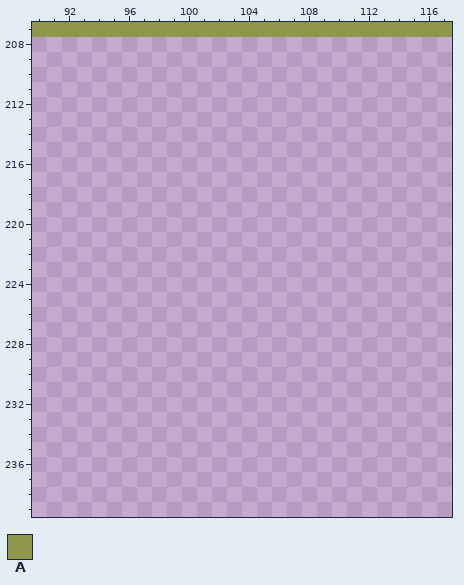
Pixel-art file: src/_assets/tilesets.aseprite. The picture above is the old version.
240x240 pixels, 1 frame. Colours within 5 levels of each other are drawn and written as one. Shown: x 90..117, y 207..239. The commit also changed other parts of the picture, which this record leaves out.
Visible layers, top first: "Layer 1 #2", "stone wall", "floor3", "floor2", "walls", "room floor", "Layer 1".
Palette (. is transparent): A #8f974a
Pixels before, first column x 90:
207 AAAAAAAAAAAAAAAAAAAAAAAAAAAA
After:
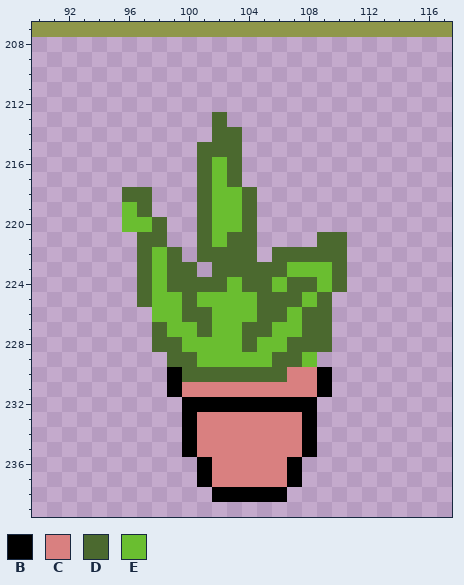
Colours new in this view: B #000000  C #d98080  D #4b692f  E #6abe30
What changed:
Layer "Layer 1":
y 213: x 102 . -> D
y 214: x 102..103 .. -> DD
y 215: x 101..103 ... -> DDD
y 216..217: x 101..103 ... -> DED
y 218: x 96..97 .. -> DD; x 101..104 .... -> DEED
y 219: x 96..97 .. -> ED; x 101..104 .... -> DEED
y 220: x 96..98 ... -> EED; x 101..104 .... -> DEED
y 221: x 97..98 .. -> DD; x 101..104 .... -> DEDD; x 109..110 .. -> DD
y 222: x 97..99 ... -> DED; x 101..104 .... -> DDDD; x 106..110 ..... -> DDDDD
y 223: x 97..100 .... -> DEDD; x 102..110 ......... -> DDDDDEEED
y 224: x 97..110 .............. -> DEDDDDEDDEDDED
y 225: x 97..109 ............. -> DEEDEEEEDDDED
y 226: x 98..109 ............ -> EEDDEEEDDEDD
y 227: x 98..109 ............ -> DEEDEEDDEEDD
y 228: x 98..109 ............ -> DDEEEEDEEDDD
y 229: x 99..108 .......... -> DDEEEEEDDE
y 230: x 99..109 ........... -> BDDDDDDDCCB
y 231: x 99..109 ........... -> BCCCCCCCCCB
y 232: x 100..108 ......... -> BBBBBBBBB
y 233..235: x 100..108 ......... -> BCCCCCCCB
y 236..237: x 101..107 ....... -> BCCCCCB
y 238: x 102..106 ..... -> BBBBB
Boxes around the changes in both pictures, in picture pixels (x1, y1, x2, y2):
added: (122, 112, 347, 502)
